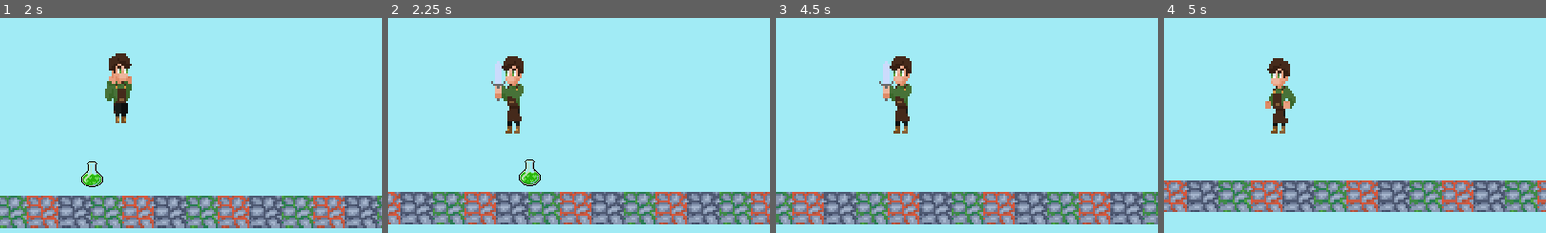
Above: before the commit, frames 1-4 (left to right).
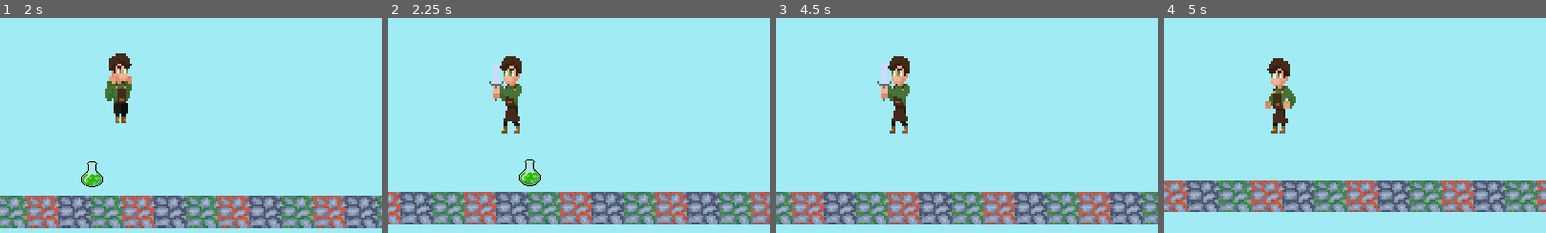
Above: after the commit, the same moments.

Repository: Vytisbrr/Shifted-by-Volt-games
Game: Godot game, scene res://Scenes/world.tscn
The game is run twice, just before and just after one commit, with the same random seed, the same clock (stepped at 60 frames per second) and the same inputs.
Inputs (mouse positions are % of the whole screen's width and height, from its top left):
- Up to frame 1 (2 s): move the mouse to (72, 45) at 0.52 s; hold D (move right) from 0.53 s (still down); tap Shift (Dash) at 0.6 s; tap Space (jump) at 0.77, 1.52 s; move the mouse to (30, 55) at 1.27 s; tap E (Heal) at 1.35 s
- Up to frame 2 (2.25 s): move the mouse to (60, 28) at 2.02 s; release D (move right) at 2.03 s; hold A (move left) from 2.03 s (still down); click (60, 28) at 2.1 s
- Up to frame 3 (4.5 s): move the mouse to (45, 70) at 2.77 s; release A (move left) at 2.78 s; hold D (move right) 2.78-4.28 s; tap Shift (Dash) at 2.85 s; tap Space (jump) at 3.02, 3.77 s; move the mouse to (80, 65) at 3.52 s; tap E (Heal) at 3.6 s; move the mouse to (20, 35) at 4.27 s; hold A (move left) from 4.28 s (still down); click (20, 35) at 4.35 s
- Up to frame 4 (5 s): keep holding A (move left); tap Space (jump) at 4.52 s
The pictures show only the part of the screen within x 34-84%, y 30-80%; the shares and areas given below are measured in that part.

Frame 1 is identical in both runs. In frame 2, 0.9% of the frame differs, in the area x 26-36%, y 17-54%; in frame 3, 0.9%; in frame 4, nothing differs.

Commit message:
slime hitbox and sword swing

Diff:
--- a/Scenes/Player.tscn
+++ b/Scenes/Player.tscn
@@ -5,9 +5,9 @@
 [ext_resource type="Texture2D" uid="uid://bdmut3irs2pu0" path="res://Anim/Player animations/wrigg/Wrigg_JumpwHands-Sheet.png" id="3_rh1g0"]
 [ext_resource type="Texture2D" uid="uid://fg2voanpej4p" path="res://Art/New Piskel (7).png" id="4_hvv5m"]
 [ext_resource type="Texture2D" uid="uid://cxsd5npfeyabb" path="res://Anim/Player animations/wrigg/Wrigg_Idle-Sheet.png" id="4_tulo4"]
-[ext_resource type="Texture2D" uid="uid://djp6pgrdlg7gq" path="res://Anim/Player animations/wrigg/Wrigg_SwordSwing.png" id="5_lrvm8"]
 [ext_resource type="PackedScene" uid="uid://677rib80d2io" path="res://ui/hearts.tscn" id="6_1y5o0"]
 [ext_resource type="Texture2D" uid="uid://d4cnqneky3711" path="res://Anim/Player animations/wrigg/Wrigg_Walk-Sheet.png" id="6_8ej24"]
+[ext_resource type="Texture2D" uid="uid://ck676ivc3dp8x" path="res://Anim/Player animations/wrigg/unnamed (3).png" id="6_k0f31"]
 [ext_resource type="PackedScene" uid="uid://bqj0s2xcolqj3" path="res://ui/pause_menu.tscn" id="7_wh3cp"]
 [ext_resource type="Texture2D" uid="uid://dbjkdphm3yqoo" path="res://health/unnamed (2).png" id="7_ygmv1"]
 
@@ -131,69 +131,81 @@
 "update": 1,
 "values": [true]
 }
+tracks/5/type = "value"
+tracks/5/imported = false
+tracks/5/enabled = true
+tracks/5/path = NodePath("wrigg:position")
+tracks/5/interp = 1
+tracks/5/loop_wrap = true
+tracks/5/keys = {
+"times": PackedFloat32Array(0),
+"transitions": PackedFloat32Array(1),
+"update": 0,
+"values": [Vector2(15.25, -4.5)]
+}
 
 [sub_resource type="Animation" id="Animation_po35h"]
 resource_name = "Sword swing"
-length = 0.2
+length = 0.21
 tracks/0/type = "value"
 tracks/0/imported = false
 tracks/0/enabled = true
-tracks/0/path = NodePath("wrigg:texture")
+tracks/0/path = NodePath("wrigg/Swordhitboxdefault/CollisionPolygon2D:disabled")
 tracks/0/interp = 1
 tracks/0/loop_wrap = true
 tracks/0/keys = {
-"times": PackedFloat32Array(0),
-"transitions": PackedFloat32Array(1),
-"update": 1,
-"values": [ExtResource("5_lrvm8")]
+"times": PackedFloat32Array(0.1, 0.2),
+"transitions": PackedFloat32Array(1, 1),
+"update": 1,
+"values": [false, true]
 }
 tracks/1/type = "value"
 tracks/1/imported = false
 tracks/1/enabled = true
-tracks/1/path = NodePath("wrigg:hframes")
+tracks/1/path = NodePath("wrigg:texture")
 tracks/1/interp = 1
 tracks/1/loop_wrap = true
 tracks/1/keys = {
 "times": PackedFloat32Array(0),
 "transitions": PackedFloat32Array(1),
 "update": 1,
-"values": [5]
+"values": [ExtResource("6_k0f31")]
 }
 tracks/2/type = "value"
 tracks/2/imported = false
 tracks/2/enabled = true
-tracks/2/path = NodePath("wrigg:vframes")
+tracks/2/path = NodePath("wrigg:hframes")
 tracks/2/interp = 1
 tracks/2/loop_wrap = true
 tracks/2/keys = {
 "times": PackedFloat32Array(0),
 "transitions": PackedFloat32Array(1),
 "update": 1,
-"values": [2]
+"values": [7]
 }
 tracks/3/type = "value"
 tracks/3/imported = false
 tracks/3/enabled = true
-tracks/3/path = NodePath("wrigg:frame")
+tracks/3/path = NodePath("wrigg:vframes")
 tracks/3/interp = 1
 tracks/3/loop_wrap = true
 tracks/3/keys = {
-"times": PackedFloat32Array(0, 0.0333333, 0.0666667, 0.1, 0.133333, 0.166667),
-"transitions": PackedFloat32Array(1, 1, 1, 1, 1, 1),
-"update": 1,
-"values": [0, 1, 2, 3, 4, 5]
+"times": PackedFloat32Array(0),
+"transitions": PackedFloat32Array(1),
+"update": 1,
+"values": [1]
 }
 tracks/4/type = "value"
 tracks/4/imported = false
 tracks/4/enabled = true
-tracks/4/path = NodePath("wrigg/Swordhitboxdefault/CollisionPolygon2D:disabled")
+tracks/4/path = NodePath("wrigg:frame")
 tracks/4/interp = 1
 tracks/4/loop_wrap = true
 tracks/4/keys = {
-"times": PackedFloat32Array(0.1, 0.166667),
-"transitions": PackedFloat32Array(1, 1),
-"update": 1,
-"values": [false, true]
+"times": PackedFloat32Array(0, 0.0333333, 0.0666667, 0.1, 0.133333, 0.166667, 0.2),
+"transitions": PackedFloat32Array(1, 1, 1, 1, 1, 1, 1),
+"update": 1,
+"values": [0, 1, 2, 3, 4, 5, 6]
 }
 
 [sub_resource type="Animation" id="Animation_a7ybx"]
@@ -417,7 +429,8 @@
 collision_mask = 2
 
 [node name="CollisionPolygon2D" type="CollisionPolygon2D" parent="wrigg/Swordhitboxdefault"]
-polygon = PackedVector2Array(-22, 31, -43, 29, -48, 43, -23, 85, 20, 87, 53, 75, 81, 65, 103, 2, 103, -70, 67, -112, 54, -123, 38, -120, 30, -106, 31, -59, 54, -30, 54, 9, 34, 31, -10, 36)
+position = Vector2(-11, 0)
+polygon = PackedVector2Array(-21, 26.9999, -43, 26.9999, -48, 43, -28, 89, 15, 94, 53.0001, 85, 81.0001, 70, 114, 3.99994, 106, -77.0001, 73.0001, -119, 55.0001, -125, 34.0001, -124, 24.0001, -107, 26.0001, -59.0001, 49.0001, -28.0001, 46.0001, 4.99994, 27.0001, 28.9999, -9, 30.9999)
 disabled = true
 
 [node name="Defaultsword" type="Sprite2D" parent="."]
--- a/Scenes/bigslime.tscn
+++ b/Scenes/bigslime.tscn
@@ -84,18 +84,6 @@
 tracks/6/interp = 1
 tracks/6/loop_wrap = true
 tracks/6/keys = {
-"times": PackedFloat32Array(0),
-"transitions": PackedFloat32Array(1),
-"update": 1,
-"values": [false]
-}
-tracks/7/type = "value"
-tracks/7/imported = false
-tracks/7/enabled = true
-tracks/7/path = NodePath("Hurtbox/CollisionShape2D:disabled")
-tracks/7/interp = 1
-tracks/7/loop_wrap = true
-tracks/7/keys = {
 "times": PackedFloat32Array(0),
 "transitions": PackedFloat32Array(1),
 "update": 1,
@@ -189,18 +177,6 @@
 "update": 1,
 "values": [true]
 }
-tracks/7/type = "value"
-tracks/7/imported = false
-tracks/7/enabled = true
-tracks/7/path = NodePath("Hurtbox/CollisionShape2D:disabled")
-tracks/7/interp = 1
-tracks/7/loop_wrap = true
-tracks/7/keys = {
-"times": PackedFloat32Array(0),
-"transitions": PackedFloat32Array(1),
-"update": 1,
-"values": [true]
-}
 
 [sub_resource type="Animation" id="Animation_ybidx"]
 resource_name = "idle"
@@ -269,6 +245,10 @@
 radius = 49.0
 height = 166.0
 
+[sub_resource type="CapsuleShape2D" id="CapsuleShape2D_duabp"]
+radius = 64.0
+height = 205.0
+
 [node name="slime" type="CharacterBody2D"]
 scale = Vector2(2, 2)
 script = ExtResource("1_dp0sa")
@@ -297,11 +277,6 @@
 collision_layer = 2
 collision_mask = 2
 
-[node name="CollisionShape2D" type="CollisionShape2D" parent="Hurtbox"]
-position = Vector2(1, 22.5)
-rotation = -1.56683
-shape = SubResource("CapsuleShape2D_j5b02")
-
 [node name="CollisionShape2D" type="CollisionShape2D" parent="."]
 position = Vector2(2, 22.5)
 rotation = -1.58919
@@ -333,6 +308,11 @@
 position = Vector2(163.533, 0)
 target_position = Vector2(0, 75)
 
+[node name="CollisionShape2D2" type="CollisionShape2D" parent="."]
+position = Vector2(1, 22.5)
+rotation = -1.5708
+shape = SubResource("CapsuleShape2D_duabp")
+
 [connection signal="animation_finished" from="AnimationPlayer" to="." method="_on_animation_player_animation_finished"]
 [connection signal="area_entered" from="Hurtbox" to="." method="_on_hurtbox_area_entered"]
 [connection signal="timeout" from="deathtimer" to="." method="_on_deathtimer_timeout"]
--- a/Scenes/medslime.tscn
+++ b/Scenes/medslime.tscn
@@ -84,18 +84,6 @@
 tracks/6/interp = 1
 tracks/6/loop_wrap = true
 tracks/6/keys = {
-"times": PackedFloat32Array(0),
-"transitions": PackedFloat32Array(1),
-"update": 1,
-"values": [false]
-}
-tracks/7/type = "value"
-tracks/7/imported = false
-tracks/7/enabled = true
-tracks/7/path = NodePath("Hurtbox/CollisionShape2D:disabled")
-tracks/7/interp = 1
-tracks/7/loop_wrap = true
-tracks/7/keys = {
 "times": PackedFloat32Array(0),
 "transitions": PackedFloat32Array(1),
 "update": 1,
@@ -189,18 +177,6 @@
 "update": 1,
 "values": [true]
 }
-tracks/7/type = "value"
-tracks/7/imported = false
-tracks/7/enabled = true
-tracks/7/path = NodePath("Hurtbox/CollisionShape2D:disabled")
-tracks/7/interp = 1
-tracks/7/loop_wrap = true
-tracks/7/keys = {
-"times": PackedFloat32Array(0),
-"transitions": PackedFloat32Array(1),
-"update": 1,
-"values": [true]
-}
 
 [sub_resource type="Animation" id="Animation_ybidx"]
 resource_name = "idle"
@@ -265,6 +241,10 @@
 radius = 55.4956
 height = 178.018
 
+[sub_resource type="CapsuleShape2D" id="CapsuleShape2D_ru8jx"]
+radius = 95.0
+height = 306.0
+
 [sub_resource type="CapsuleShape2D" id="CapsuleShape2D_5ihjg"]
 radius = 49.646
 height = 160.181
@@ -298,11 +278,10 @@
 collision_layer = 2
 collision_mask = 2
 
-[node name="CollisionShape2D" type="CollisionShape2D" parent="Hurtbox"]
-position = Vector2(1, 22.5)
+[node name="CollisionShape2D2" type="CollisionShape2D" parent="Hurtbox"]
+position = Vector2(1, 22)
 rotation = -1.5708
-scale = Vector2(1.5, 1.5)
-shape = SubResource("CapsuleShape2D_j5b02")
+shape = SubResource("CapsuleShape2D_ru8jx")
 
 [node name="CollisionShape2D" type="CollisionShape2D" parent="."]
 position = Vector2(2, 35.5)
--- a/Scenes/smallslime.tscn
+++ b/Scenes/smallslime.tscn
@@ -84,18 +84,6 @@
 tracks/6/interp = 1
 tracks/6/loop_wrap = true
 tracks/6/keys = {
-"times": PackedFloat32Array(0),
-"transitions": PackedFloat32Array(1),
-"update": 1,
-"values": [false]
-}
-tracks/7/type = "value"
-tracks/7/imported = false
-tracks/7/enabled = true
-tracks/7/path = NodePath("Hurtbox/CollisionShape2D:disabled")
-tracks/7/interp = 1
-tracks/7/loop_wrap = true
-tracks/7/keys = {
 "times": PackedFloat32Array(0),
 "transitions": PackedFloat32Array(1),
 "update": 1,
@@ -189,18 +177,6 @@
 "update": 1,
 "values": [true]
 }
-tracks/7/type = "value"
-tracks/7/imported = false
-tracks/7/enabled = true
-tracks/7/path = NodePath("Hurtbox/CollisionShape2D:disabled")
-tracks/7/interp = 1
-tracks/7/loop_wrap = true
-tracks/7/keys = {
-"times": PackedFloat32Array(0),
-"transitions": PackedFloat32Array(1),
-"update": 1,
-"values": [true]
-}
 
 [sub_resource type="Animation" id="Animation_ybidx"]
 resource_name = "idle"
@@ -262,8 +238,12 @@
 }
 
 [sub_resource type="CapsuleShape2D" id="CapsuleShape2D_j5b02"]
-radius = 55.4956
-height = 178.018
+radius = 53.4797
+height = 185.995
+
+[sub_resource type="CapsuleShape2D" id="CapsuleShape2D_bpl7e"]
+radius = 63.0
+height = 212.0
 
 [sub_resource type="CapsuleShape2D" id="CapsuleShape2D_5ihjg"]
 radius = 49.0
@@ -296,10 +276,10 @@
 collision_layer = 2
 collision_mask = 2
 
-[node name="CollisionShape2D" type="CollisionShape2D" parent="Hurtbox"]
-position = Vector2(1, 22.5)
-rotation = -1.56683
-shape = SubResource("CapsuleShape2D_j5b02")
+[node name="CollisionShape2D2" type="CollisionShape2D" parent="Hurtbox"]
+position = Vector2(1, 23)
+rotation = -1.5708
+shape = SubResource("CapsuleShape2D_bpl7e")
 
 [node name="CollisionShape2D" type="CollisionShape2D" parent="."]
 position = Vector2(2, 22.5)
--- a/Scripts/player.gd
+++ b/Scripts/player.gd
@@ -53,11 +53,14 @@
 		ap.play("Sword swing")
 	var horizontal_direction = Input.get_axis("move left","move right")
 	velocity.x = speed * horizontal_direction
-
 	if horizontal_direction != 0:
 		sprite.flip_h = (horizontal_direction == -1)
-		swordhitboxdefault.scale.x = -1
-
+	if horizontal_direction == -1:
+		swordhitboxdefault.scale.x = -1.616
+		swordhitboxdefault.position.x = -54.646
+	if horizontal_direction == 1:
+		swordhitboxdefault.scale.x = 1.616
+		swordhitboxdefault.position.x = -24.646
 	move_and_slide()
 	if was_on_floor && !is_on_floor() && velocity.y >= 0:
 		can_coyote_jump = true
--- a/project.godot
+++ b/project.godot
@@ -74,3 +74,4 @@
 textures/canvas_textures/default_texture_filter=0
 renderer/rendering_method="gl_compatibility"
 renderer/rendering_method.mobile="gl_compatibility"
+anti_aliasing/defaults/default_clear_color=Color(0.3, 0.3, 0.3, 1)
Binary file added: Anim/Player animations/wrigg/unnamed (3).png
Not shown, added: Anim/Player animations/wrigg/unnamed (3).png.import
Not shown: 1 places in Scenes/Player.tscn that only renumber resources
Not shown: 1 places in Scenes/bigslime.tscn that only renumber resources
Not shown: 1 places in Scenes/medslime.tscn that only renumber resources
Not shown: 1 places in Scenes/smallslime.tscn that only renumber resources
